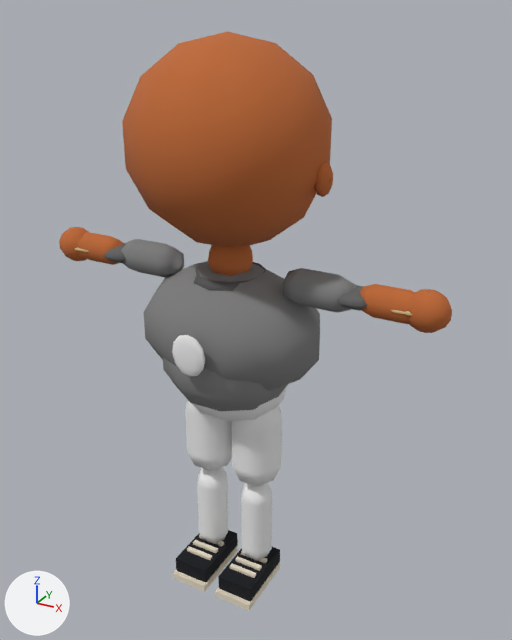
Two versions of the glTF model public/v2/models/kid_tank.glb, one commit apart.
Rendered twice from a 50 mm camera at (2.35, -3.92, 4.13) aimed at (0.13, 0.13, 2.1). Every picture has the same lights, and +X, +Y and +Z are marked at lower left. The older version comes first. Objects named as collision shapes, trigger or cutter boxes, shadow casters or lower levels of detail are left out. Vertices at exactly the same position are counted once.

The first picture shows 'kid_tank_LOD0'.
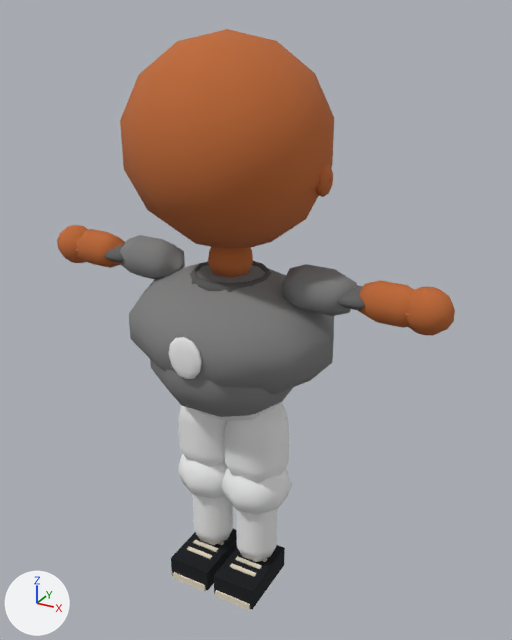
Boxes (x1, y1, x2, y2) around the edits, measured in the pictures (512 x 640 px; the box of a moved part takes in the faces that stretch with it):
'kid_tank_LOD0', reshaped: before (59, 32, 452, 611); after (57, 29, 455, 611)
part 1 of me_kid_tank_lod0, moved or reshaped: before (59, 227, 89, 261); after (57, 225, 88, 263)
part 2 of me_kid_tank_lod0, moved or reshaped: before (408, 289, 452, 333); after (406, 287, 455, 335)
part 3 of me_kid_tank_lod0, moved or reshaped: before (143, 261, 320, 391); after (129, 262, 334, 394)
part 4 of me_kid_tank_lod0, moved or reshaped: before (194, 262, 266, 291); after (190, 261, 272, 292)
part 5 of me_kid_tank_lod0, moved or reshaped: before (172, 335, 205, 376); after (168, 337, 202, 379)
part 6 of me_kid_tank_lod0, moved or reshaped: before (163, 358, 288, 411); after (150, 359, 293, 417)
part 7 of me_kid_tank_lod0, added: after (171, 529, 237, 591)
part 8 of me_kid_tank_lod0, added: after (214, 545, 285, 609)
part 9 of me_kid_tank_lod0, added: after (177, 454, 227, 498)
part 10 of me_kid_tank_lod0, added: after (221, 467, 292, 515)
part 11 of me_kid_tank_lod0, deleted: before (176, 530, 238, 583)
part 12 of me_kid_tank_lod0, deleted: before (218, 547, 280, 601)
part 13 of me_kid_tank_lod0, moved or reshaped: before (77, 32, 415, 324); after (76, 29, 414, 328)
part 14 of me_kid_tank_lod0, moved or reshaped: before (185, 400, 282, 561); after (178, 402, 289, 562)

The edits, one by one:
me_kid_tank_lod0 is used by ob_kid_tank_lod0; location (0.0, 0.0, 0.0).
me_kid_tank_lod0 had 1209 vertices, 1920 faces and spanned x -1.51..1.51, y -0.6..0.6, z -0.06..4.0.
me_kid_tank_lod0 now has 1329 vertices, 2100 faces and spans x -1.52..1.52, y -0.61..0.6, z -0.06..4.01.
me_kid_tank_lod0 part 1: the loose piece of 73 vertices spanning x -1.51..-1.22, y -0.12..0.12, z 2.34..2.6 is scaled about its middle by 1.12.
me_kid_tank_lod0 part 2: the loose piece of 73 vertices spanning x 1.22..1.51, y -0.12..0.12, z 2.34..2.6 is scaled about its middle by 1.12.
me_kid_tank_lod0 part 3: the loose piece of 77 vertices spanning x -0.68..0.68, y -0.46..0.46, z 1.62..2.53 is scaled about its middle by (1.14, 1.23, 0.95).
me_kid_tank_lod0 part 4: the loose piece of 53 vertices spanning x -0.28..0.28, y -0.28..0.28, z 2.41..2.5 is scaled about its middle by (1.08, 1.08, 1).
me_kid_tank_lod0 part 5: the loose piece of 51 vertices spanning x -0.13..0.12, y -0.57..-0.52, z 1.93..2.23 is moved by (0.0, -0.04, 0.0).
me_kid_tank_lod0 part 6: the loose piece of 67 vertices spanning x -0.48..0.48, y -0.46..0.37, z 1.47..2.24 is scaled about its middle by (1.15, 1.14, 1.13), then moved by (0.0, -0.03, 0.04).
me_kid_tank_lod0 part 7: a new loose piece, a box spanning x -0.37..-0.03, y -0.38..0.16, z -0.05..0.13, in mat_m_accessory.
me_kid_tank_lod0 part 8: a new loose piece, a box spanning x 0.03..0.37, y -0.38..0.16, z -0.05..0.13, in mat_m_accessory.
me_kid_tank_lod0 part 9: a new loose piece of 60 vertices spanning x -0.47..0.06, y -0.27..0.27, z 0.58..1.07, in mat_m_uniform.
me_kid_tank_lod0 part 10: a new loose piece of 60 vertices spanning x -0.07..0.46, y -0.27..0.27, z 0.58..1.07, in mat_m_uniform.
me_kid_tank_lod0 part 11: the loose piece of 8 vertices spanning x -0.34..-0.06, y -0.35..0.14, z -0.04..0.11 is deleted.
me_kid_tank_lod0 part 12: the loose piece of 8 vertices spanning x 0.06..0.34, y -0.35..0.14, z -0.04..0.11 is deleted.
me_kid_tank_lod0 part 13: 189 vertices moved from x -1.33..1.33, y -0.6..0.6, z 2.34..4.0 to x -1.32..1.32, y -0.6..0.6, z 2.31..4.01.
me_kid_tank_lod0 part 14: 112 vertices moved from x -0.41..0.41, y -0.18..0.18, z 0.13..1.54 to x -0.47..0.47, y -0.23..0.23, z 0.15..1.52.
Other edits to the shape of me_kid_tank_lod0 do not show in these pictures.
